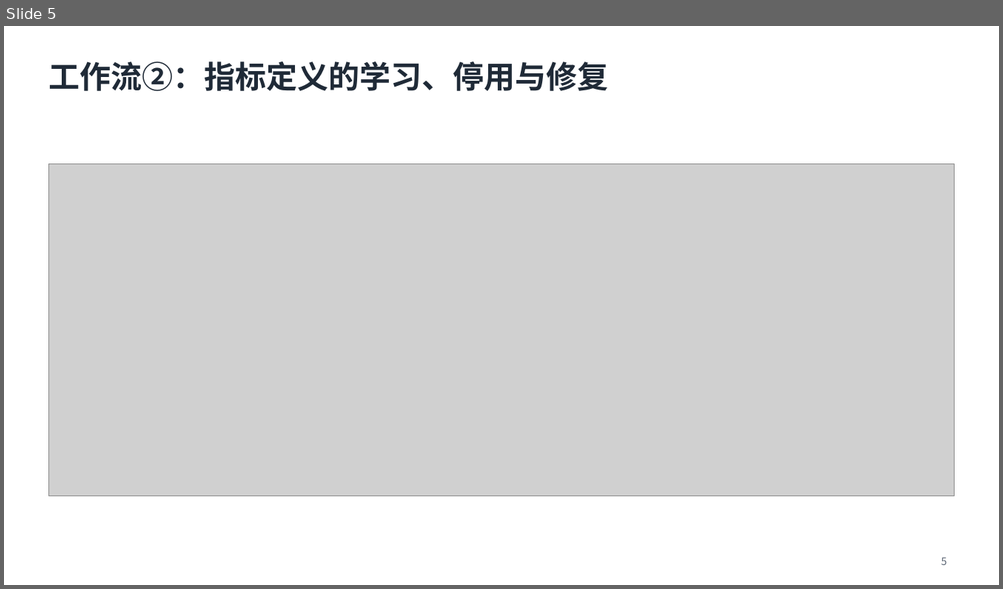
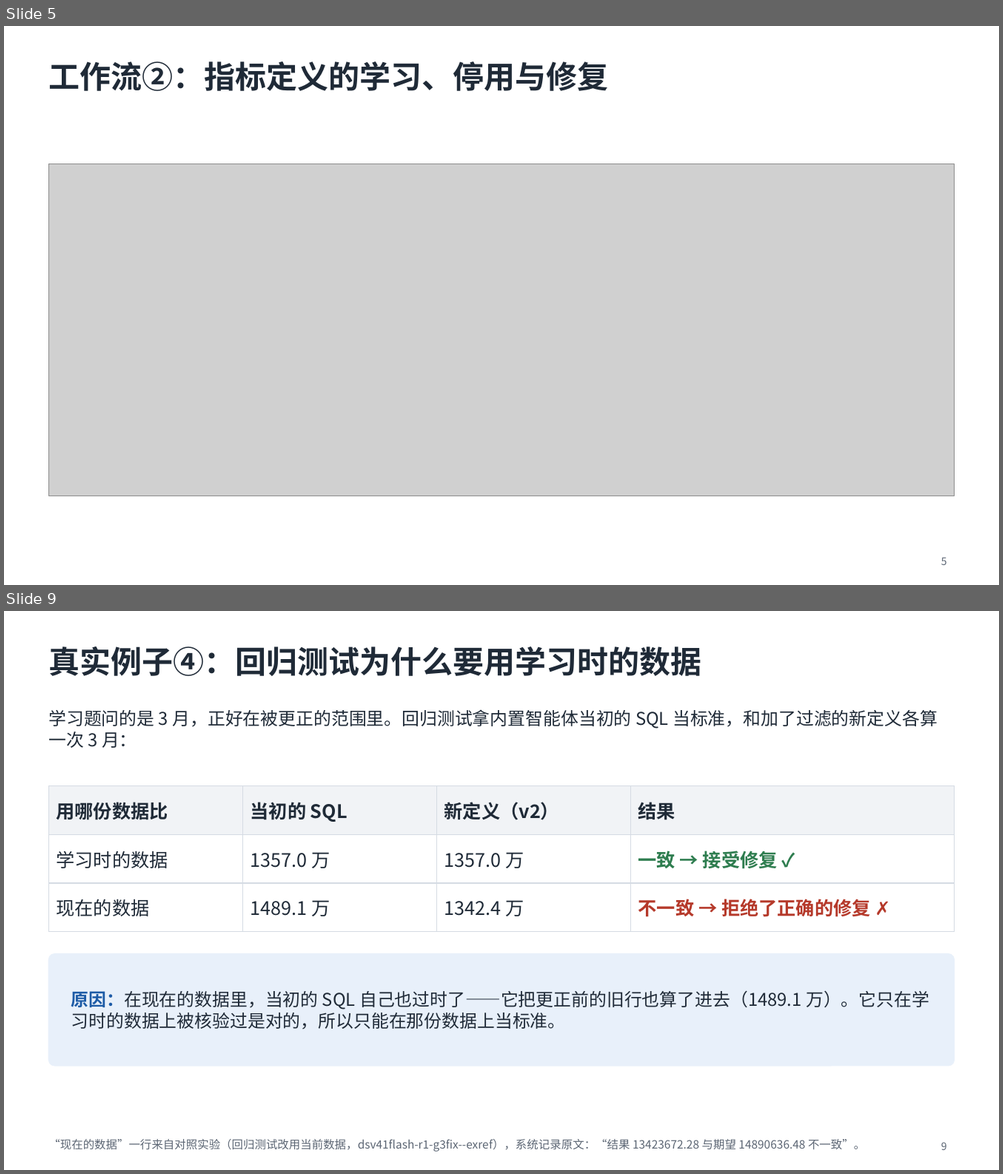
Before and after one commit to mmmttt000045/agent4db-adapter, a slide deck: docs/mavra-system.pptx. Shown one above the other, each under a label of ours: slide 5 before the commit, slides 5 and 9 after it; the slides between them are not shown. The pictures are 1003x589 and 1003x1174 pixels, drawn with LibreOffice and Linux fonts; fonts in the diff are those of the drawing; grey boxes stand for pictures. Boxes give left, top, right and bottom in pixels: in the first picture for what was removed or moved away, otherwise in the second. Text is boxed around its words. In the diff, an @@ line names an element or a change of style, - is before the commit and + after.

```diff
--- a/docs/mavra-system.pptx
+++ b/docs/mavra-system.pptx
@@ slide 9 added at bbox=[4, 611, 999, 1170], background #FFFFFF @@
@@ title added at bbox=[48, 647, 701, 676], 30 pt, text #1F2A37, bold @@
+真实例子④：回归测试为什么要用学习时的数据
@@ text added at bbox=[48, 709, 937, 748], 17 pt, text #1F2A37 @@
+学习题问的是 3 月，正好在被更正的范围里。回归测试拿内置智能体当初的 SQL 当标准，和加了过滤的新定义各算一次 3 月：
@@ table added at bbox=[48, 786, 954, 920], 3 rows, 4 columns @@
+用哪份数据比 | 当初的 SQL | 新定义（v2） | 结果
+学习时的数据 | 1357.0 万 | 1357.0 万 | 一致 → 接受修复 ✓
+现在的数据 | 1489.1 万 | 1342.4 万 | 不一致 → 拒绝了正确的修复 ✗
@@ rounded rectangle added at bbox=[48, 954, 954, 1066], fill #E8F0FA, outline #E8F0FA 1 pt @@
@@ text added at bbox=[71, 991, 929, 1029], 17 pt, text #1F2A37 @@
+原因：在现在的数据里，当初的 SQL 自己也过时了——它把更正前的旧行也算了进去（1489.1 万）。它只在学习时的数据上被核验过是对的，所以只能在那份数据上当标准。
@@ text added at bbox=[48, 1139, 865, 1152], 11 pt, text #5B6573 @@
+“现在的数据”一行来自对照实验（回归测试改用当前数据，dsv41flash-r1-g3fix--exref），系统记录原文：“结果 13423672.28 与期望 14890636.48 不一致”。
@@ page number added at bbox=[941, 1142, 947, 1150], 10 pt, text #5B6573 @@
+9
```
Also in this commit, not shown: 3 slides changed, 3 other slides added, 19 other files.
